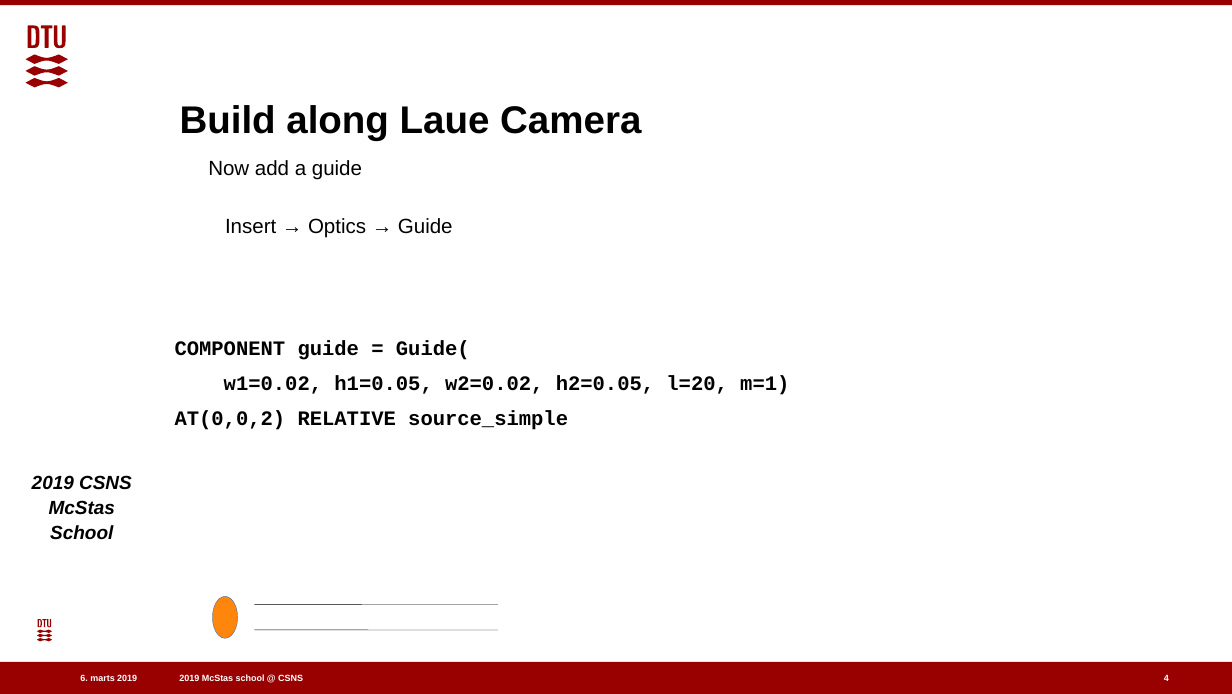
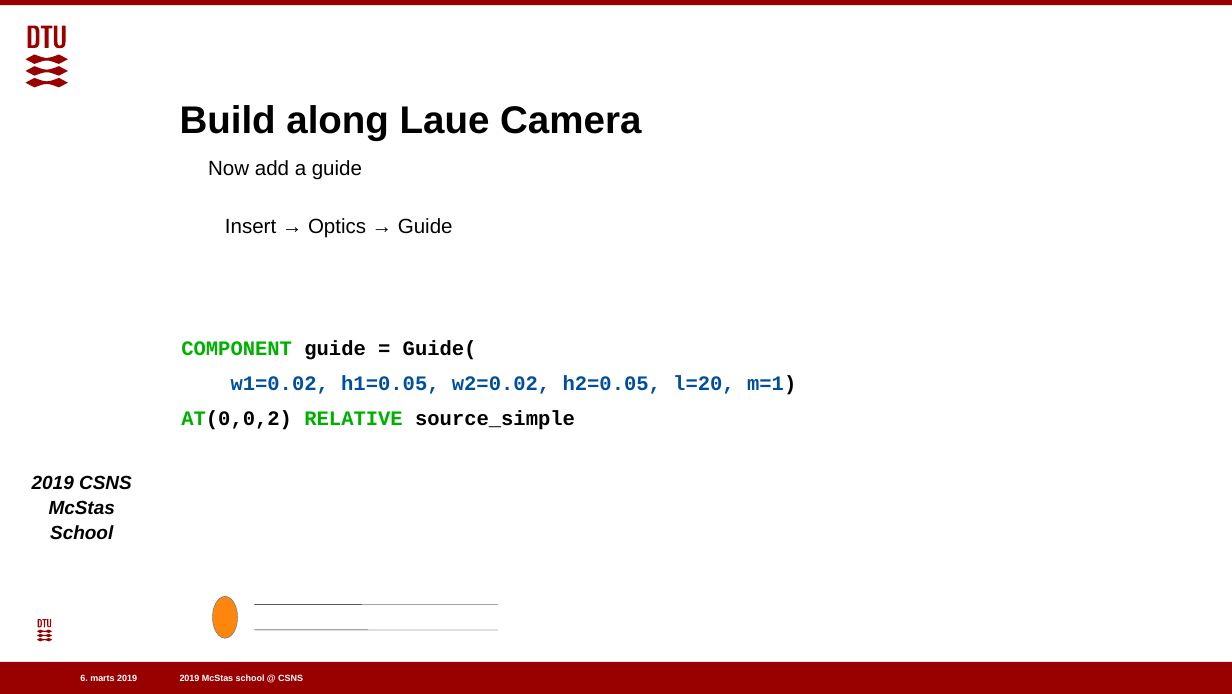
Before and after one commit to eddymaoui/Schools, a slide deck: slide 4 of CSNS_March_2019/3_Wednesday_March_27th/3_sample_and_keyword_exercise/3_sample_practical_powders_sx.pptx. Drawn at 1232x694 pixels with LibreOffice and Linux fonts; fonts in the diff are those of the drawing; background and template pictures are left out. Boxes give left, top, right and bottom in pixels: in the first picture for what was removed or moved away, otherwise in the second. Text is boxed around its words. In the diff, an @@ line names an element or a change of style, - is before the commit and + after.

```diff
--- a/CSNS_March_2019/3_Wednesday_March_27th/3_sample_and_keyword_exercise/3_sample_practical_powders_sx.pptx
+++ b/CSNS_March_2019/3_Wednesday_March_27th/3_sample_and_keyword_exercise/3_sample_practical_powders_sx.pptx
@@ text "COMPONENT guide = Guide(" at [181,341,797,430]: text colour #000000 to #00B000 in "COMPONENT", "AT(0,0,2) RELATIVE"; text colour #000000 to #004F9E in "w1=0.02, h1=0.05, w2=0.02, h2=0.05, l=20, m=1)" @@
@@ ellipse at [213,596,238,637]: outline #3465A4 0.25 pt to #3465A4 0.26 pt @@
@@ freeform shape at [37,619,52,641]: outline redrawn @@
@@ page number removed at [1164,675,1169,681] @@
-4
```
Also in this commit, not shown: 13 other slides changed, 1 slide added, 1 other file.
